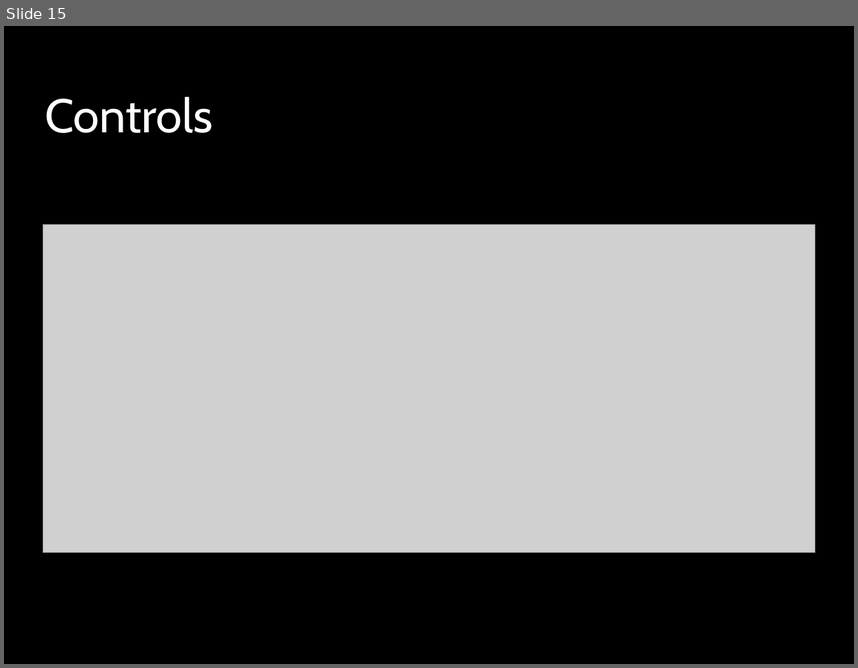
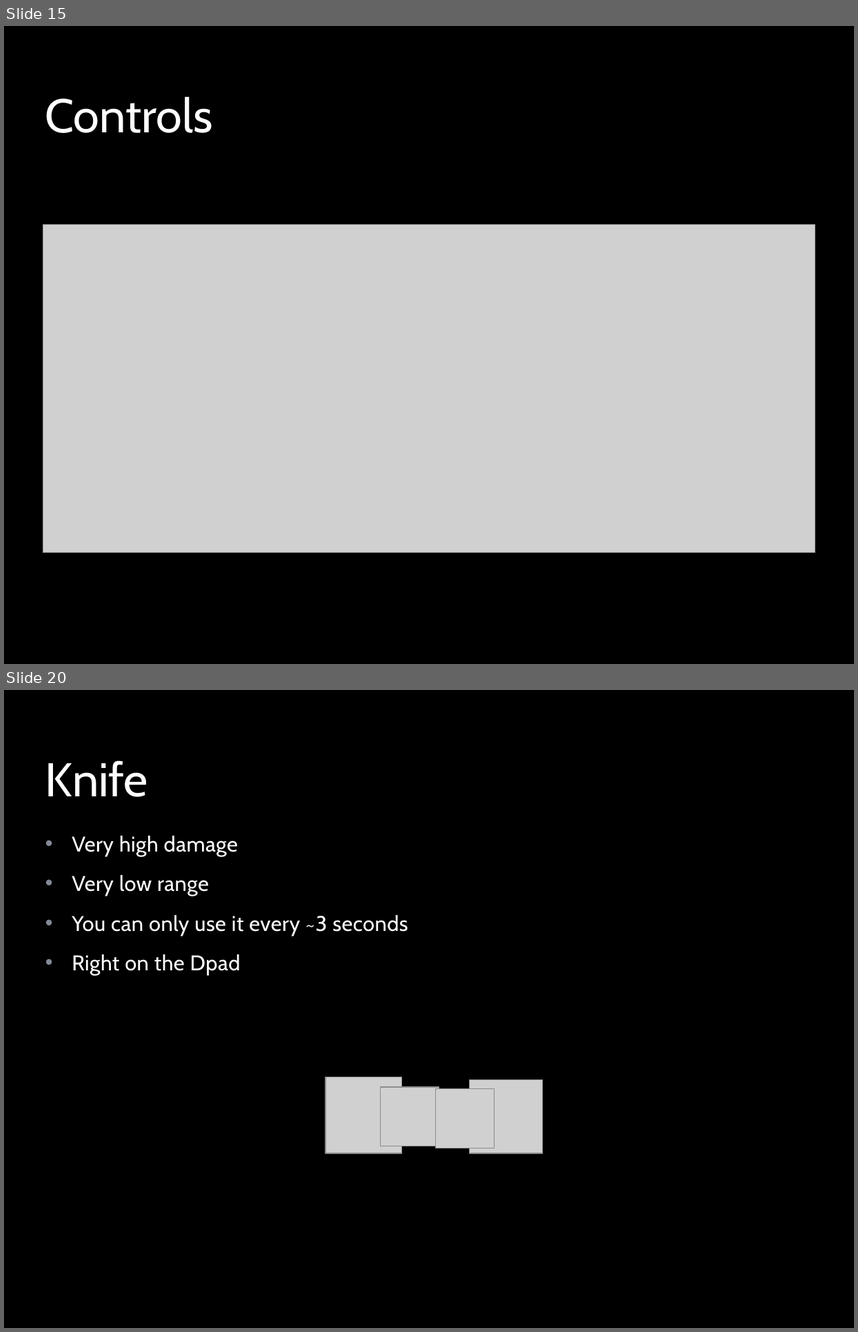
Before and after one commit to peterhoang/Super-Duper-Game, a slide deck: The Super-Awesome Game Deck.pptx. Shown one above the other, each under a label of ours: slide 15 before the commit, slides 15 and 20 after it; the slides between them are not shown. The pictures are 858x668 and 858x1332 pixels, drawn with LibreOffice and Linux fonts; fonts in the diff are those of the drawing; grey boxes stand for pictures; background and template pictures are left out. Boxes give left, top, right and bottom in pixels: in the first picture for what was removed or moved away, otherwise in the second. Text is boxed around its words. In the diff, an @@ line names an element or a change of style, - is before the commit and + after.

```diff
--- a/The Super-Awesome Game Deck.pptx
+++ b/The Super-Awesome Game Deck.pptx
@@ slide 20 added at (4,690,854,1328), background picture (left out); not listed: 1 template element that a slide beside it also shows @@
@@ title added at (45,760,148,797), 40 pt, text #FFFFFF @@
+Knife
@@ text added at (72,836,408,975), 18 pt, text #FFFFFF @@
+• Very high damage
+• Very low range
+• You can only use it every ~3 seconds
+• Right on the Dpad
@@ picture added at (326,1077,402,1153) @@
@@ picture added at (469,1079,543,1153) @@
@@ picture added at (381,1087,439,1145) @@
@@ picture added at (436,1089,495,1147) @@
```
Also in this commit, not shown: 1 slide changed, 10 other slides added.
